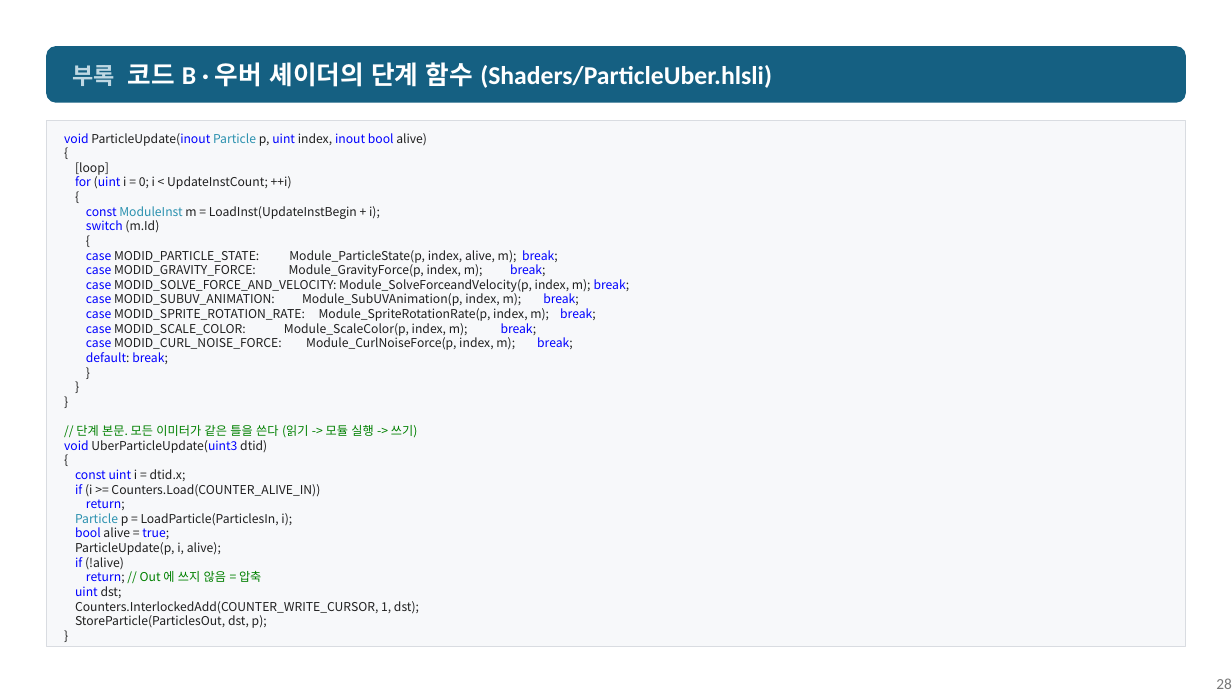
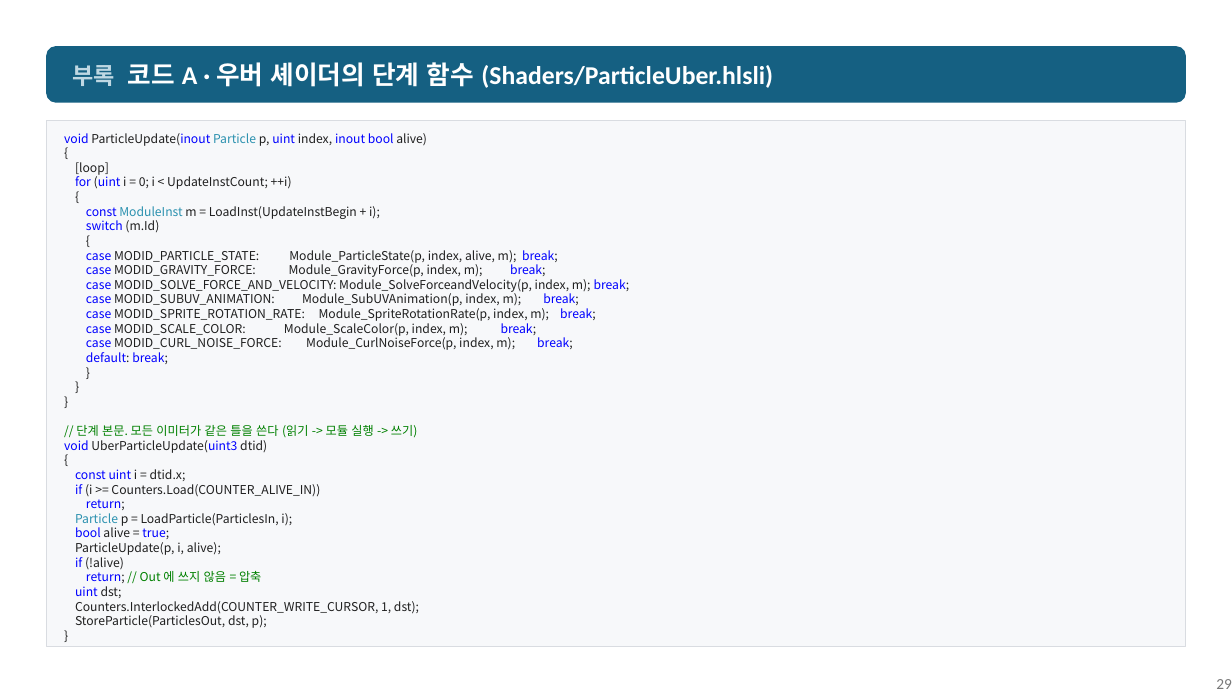
Before and after one commit to nyongking/My-GPUDrivenParticle, a slide deck: slide 29 of Presentation/5주차 발표.pptx (slide 28 before the commit). Drawn at 1232x693 pixels with LibreOffice and Linux fonts; fonts in the diff are those of the drawing. Boxes give left, top, right and bottom in pixels: in the first picture for what was removed or moved away, otherwise in the second. Text is boxed around its words. In the diff, an @@ line names an element or a change of style, - is before the commit and + after.

```diff
--- a/Presentation/5주차 발표.pptx
+++ b/Presentation/5주차 발표.pptx
@@ text in rounded rectangle at [72, 62, 773, 88]: text changed @@
-부록 코드 B · 우버 셰이더의 단계 함수 (Shaders/ParticleUber.hlsli)
+부록 코드 A · 우버 셰이더의 단계 함수 (Shaders/ParticleUber.hlsli)
@@ page number at [1216, 679, 1232, 689]: text changed @@
-28
+29
```
Also in this commit, not shown: 6 other slides changed, 7 slides added, 18 slides removed, 1 other file.
